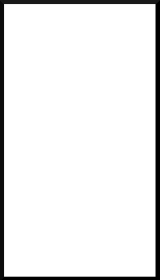
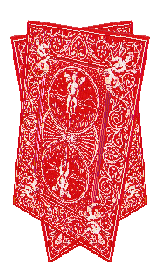
The second (160, 280) image is a revision of the first. Changes to its layers:
hid "Black Border" over (x1=0, y1=0, x2=160, y2=280)
added group "Back of Card" with 3 layers above "Spades" over (x1=10, y1=20, x2=150, y2=262)
added layer "Distorted Card (Right Side)" in group "Back of Card" over (x1=13, y1=20, x2=150, y2=262)
added layer "Distorted Card (Left Side)" in group "Back of Card" over (x1=10, y1=20, x2=147, y2=262)
added layer "Back" in group "Back of Card" over (x1=42, y1=74, x2=117, y2=205)
